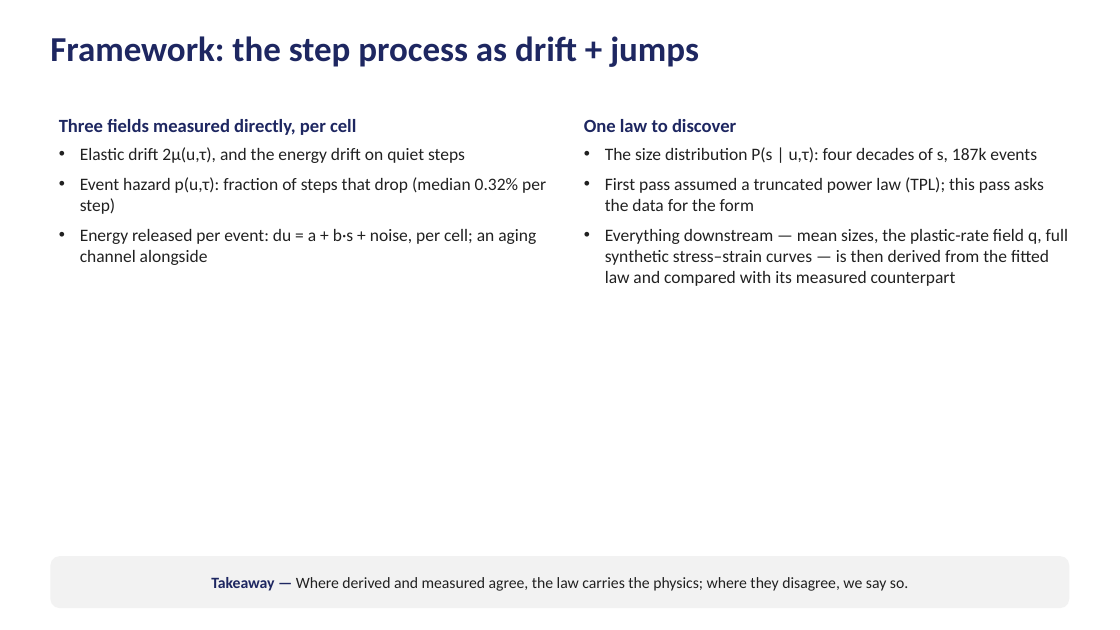
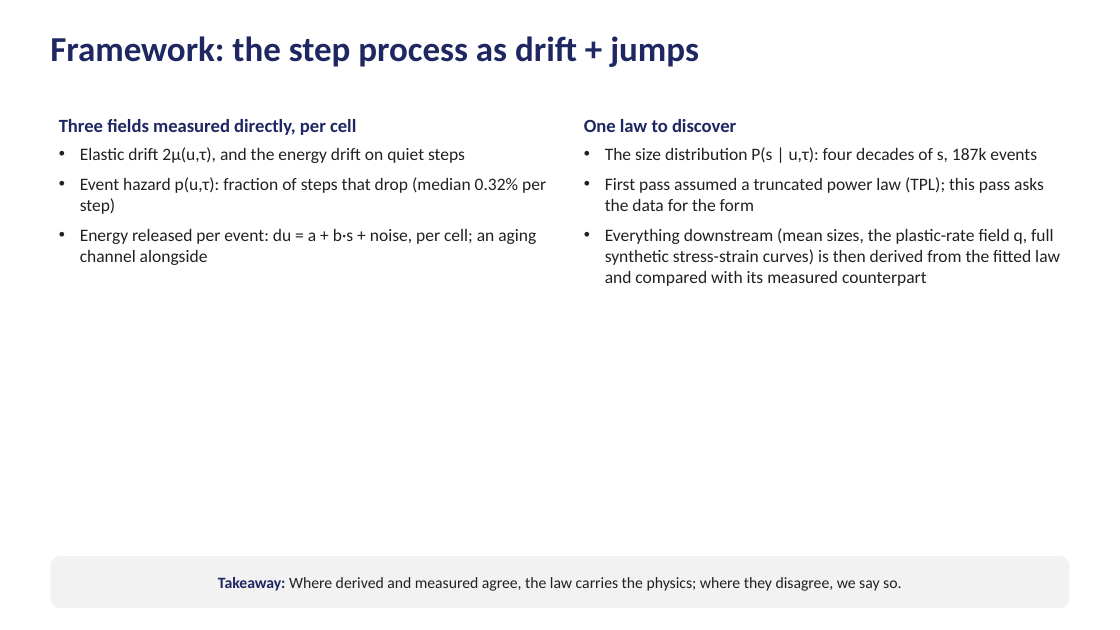
Before and after one commit to Samc73/SEEM, a slide deck: slide 3 of SEEM_project_deck.pptx. Drawn at 1120x630 pixels with LibreOffice and Linux fonts; fonts in the diff are those of the drawing. Boxes give left, top, right and bottom in pixels: in the first picture for what was removed or moved away, otherwise in the second. Text is boxed around its words. In the diff, an @@ line names an element or a change of style, - is before the commit and + after.

```diff
--- a/SEEM_project_deck.pptx
+++ b/SEEM_project_deck.pptx
@@ text at (605, 228, 1060, 286): text changed @@
-• Everything downstream — mean sizes, the plastic-rate field q, full synthetic stress–strain curves — is then derived from the fitted law and compared with its measured counterpart
+• Everything downstream (mean sizes, the plastic-rate field q, full synthetic stress-strain curves) is then derived from the fitted law and compared with its measured counterpart
@@ text in rounded rectangle at (218, 577, 901, 591): text changed @@
-Takeaway — Where derived and measured agree, the law carries the physics; where they disagree, we say so.
+Takeaway: Where derived and measured agree, the law carries the physics; where they disagree, we say so.
```
Also in this commit, not shown: 19 other slides changed, 1 other file.
